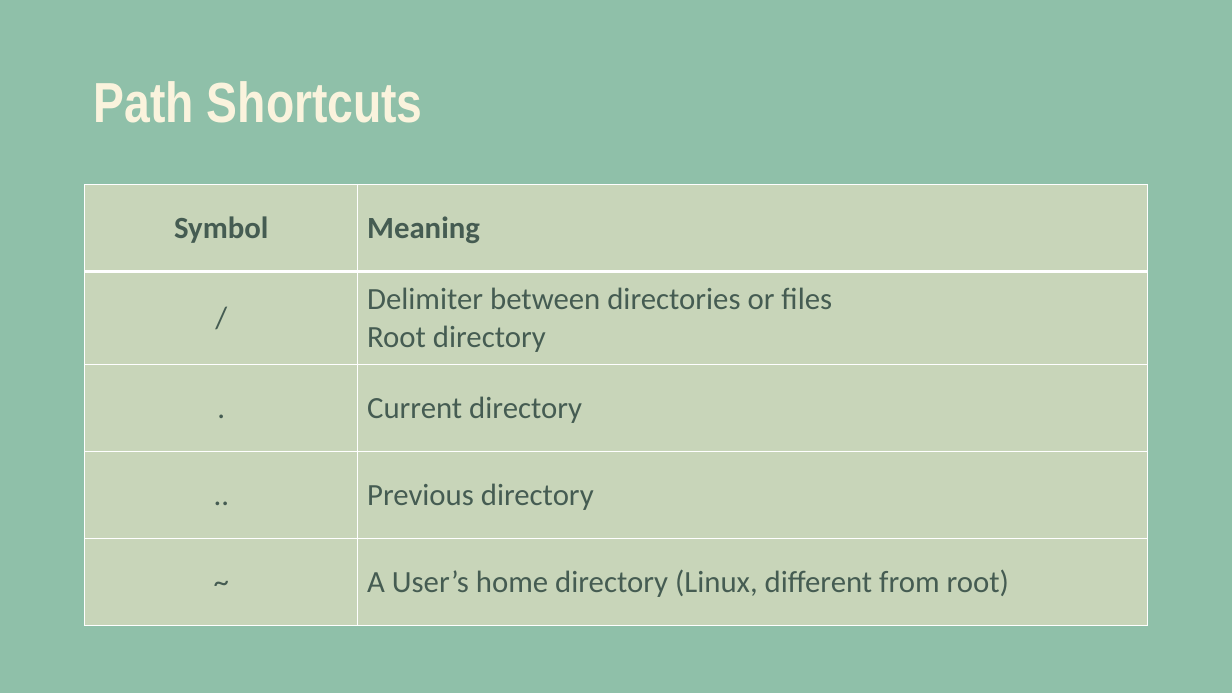
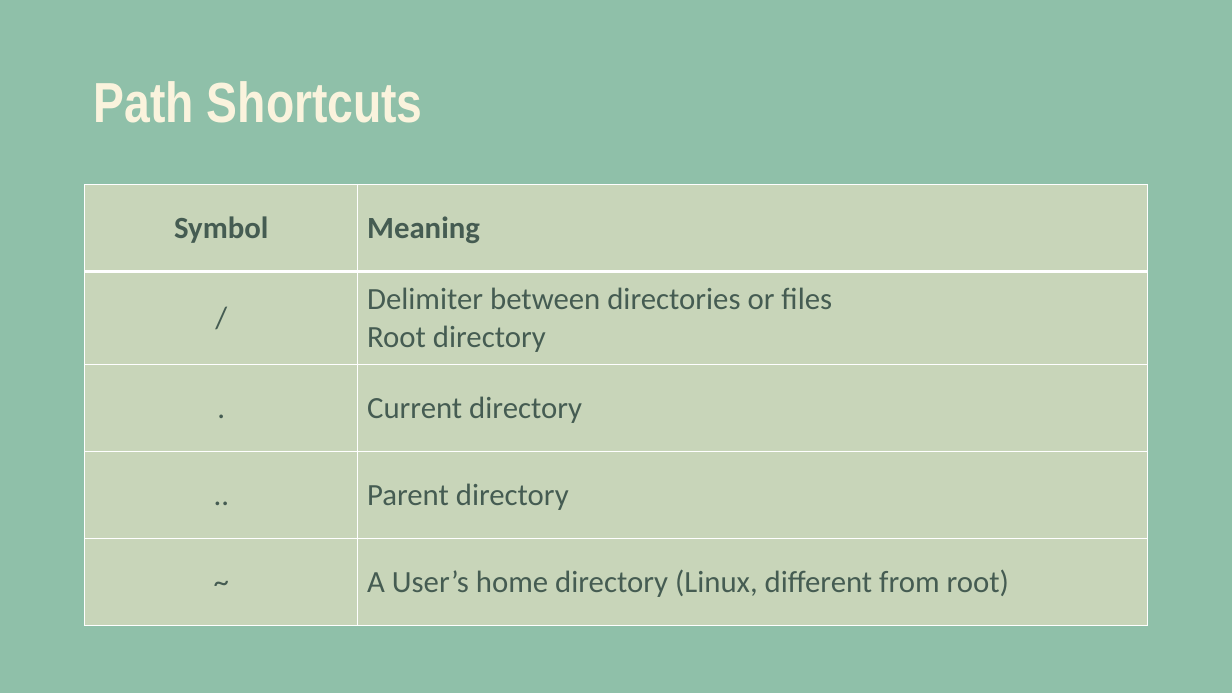
Before and after one commit to xelanola/CM515-course-2025, a slide deck: slide 18 of modules/03_Files_and_Folders/SP25-computationalCMB-FilesAndFolders-Eliud.pptx. Drawn at 1232x693 pixels with LibreOffice and Linux fonts; fonts in the diff are those of the drawing. Boxes give left, top, right and bottom in pixels: in the first picture for what was removed or moved away, otherwise in the second. Text is boxed around its words. In the diff, an @@ line names an element or a change of style, - is before the commit and + after.

```diff
--- a/modules/03_Files_and_Folders/SP25-computationalCMB-FilesAndFolders-Eliud.pptx
+++ b/modules/03_Files_and_Folders/SP25-computationalCMB-FilesAndFolders-Eliud.pptx
@@ table at (85,185,1148,627) @@
-row 4, column 2: Previous directory
+row 4, column 2: Parent directory
```
Also in this commit, not shown: 4 other slides changed.
